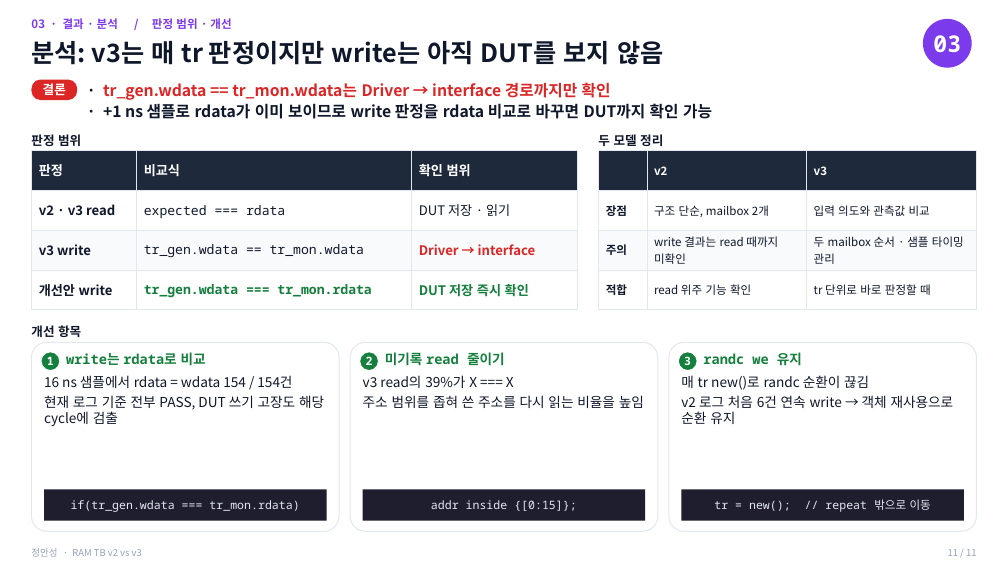
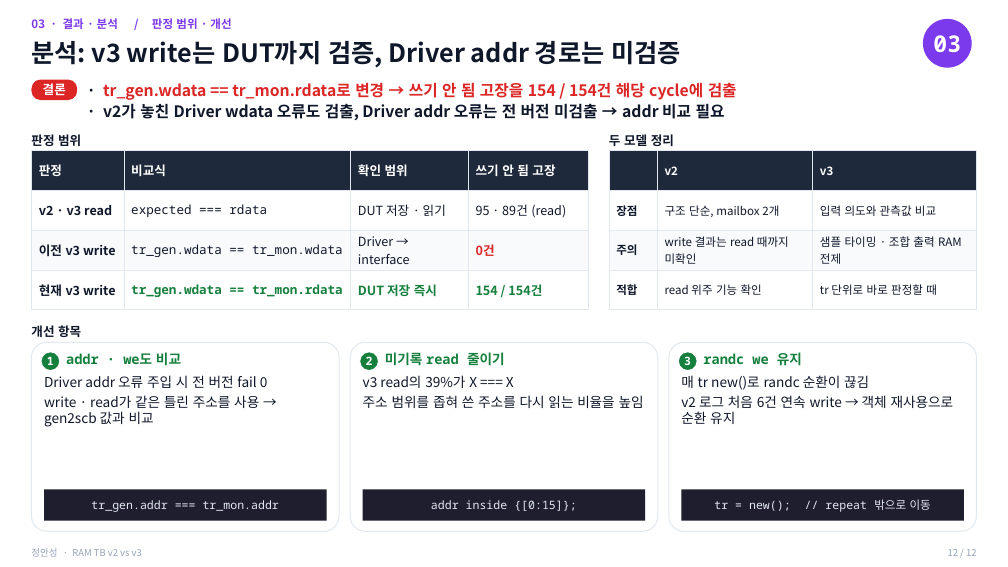
Before and after one commit to kimsacademy1234-max/System_Verilog, a slide deck: slide 12 of homework/verilog/1109_project/HW_ram_v2_v3_정안성.pptx (slide 11 before the commit). Drawn at 1008x567 pixels with LibreOffice and Linux fonts; fonts in the diff are those of the drawing. Boxes give left, top, right and bottom in pixels: in the first picture for what was removed or moved away, otherwise in the second. Text is boxed around its words. In the diff, an @@ line names an element or a change of style, - is before the commit and + after.

```diff
--- a/homework/verilog/1109_project/HW_ram_v2_v3_정안성.pptx
+++ b/homework/verilog/1109_project/HW_ram_v2_v3_정안성.pptx
@@ text at bbox=[31, 41, 682, 68]: text changed @@
-분석: v3는 매 tr 판정이지만 write는 아직 DUT를 보지 않음
+분석: v3 write는 DUT까지 검증, Driver addr 경로는 미검증
@@ text at bbox=[103, 83, 737, 100]: text changed @@
-· tr_gen.wdata == tr_mon.wdata는 Driver → interface 경로까지만 확인
+· tr_gen.wdata == tr_mon.rdata로 변경 → 쓰기 안 됨 고장을 154 / 154건 해당 cycle에 검출
@@ text at bbox=[103, 103, 725, 120]: text changed @@
-· +1 ns 샘플로 rdata가 이미 보이므로 write 판정을 rdata 비교로 바꾸면 DUT까지 확인 가능
+· v2가 놓친 Driver wdata 오류도 검출, Driver addr 오류는 전 버전 미검출 → addr 비교 필요
@@ text "두 모델 정리": place and size @@
-text "두 모델 정리" at bbox=[598, 134, 663, 146]
+text "두 모델 정리" at bbox=[609, 134, 674, 146]
@@ table at bbox=[32, 150, 588, 310] @@
-column 1: 판정 | v2 · v3 read | v3 write | 개선안 write
-column 2: 비교식 | expected === rdata | tr_gen.wdata == tr_mon.wdata | tr_gen.wdata === tr_mon.rdata
-column 3: 확인 범위 | DUT 저장 · 읽기 | Driver → interface | DUT 저장 즉시 확인
+column 1: 판정 | v2 · v3 read | 이전 v3 write | 현재 v3 write
+column 2: 비교식 | expected === rdata | tr_gen.wdata == tr_mon.wdata | tr_gen.wdata == tr_mon.rdata
+column 3: 확인 범위 | DUT 저장 · 읽기 | Driver → interface | DUT 저장 즉시
+column 4: 쓰기 안 됨 고장 | 95 · 89건 (read) | 0건 | 154 / 154건
@@ table: place and size @@
-table at bbox=[32, 150, 578, 310]
+table at bbox=[32, 150, 588, 310]
@@ table at bbox=[609, 150, 978, 310] @@
-row 3, column 3: 두 mailbox 순서 · 샘플 타이밍 관리
+row 3, column 3: 샘플 타이밍 · 조합 출력 RAM 전제
@@ table: place and size @@
-table at bbox=[599, 150, 977, 310]
+table at bbox=[609, 150, 978, 310]
@@ text at bbox=[66, 352, 181, 366]: text changed @@
-write는 rdata로 비교
+addr · we도 비교
@@ text at bbox=[44, 375, 268, 427]: text changed @@
-16 ns 샘플에서 rdata = wdata 154 / 154건
-현재 로그 기준 전부 PASS, DUT 쓰기 고장도 해당 cycle에 검출
+Driver addr 오류 주입 시 전 버전 fail 0
+write · read가 같은 틀린 주소를 사용 → gen2scb 값과 비교
@@ text in rectangle at bbox=[91, 500, 279, 512]: text changed @@
-if(tr_gen.wdata === tr_mon.rdata)
+tr_gen.addr === tr_mon.addr
```
Also in this commit, not shown: 10 other slides changed, 1 slide added, 3 other files.
